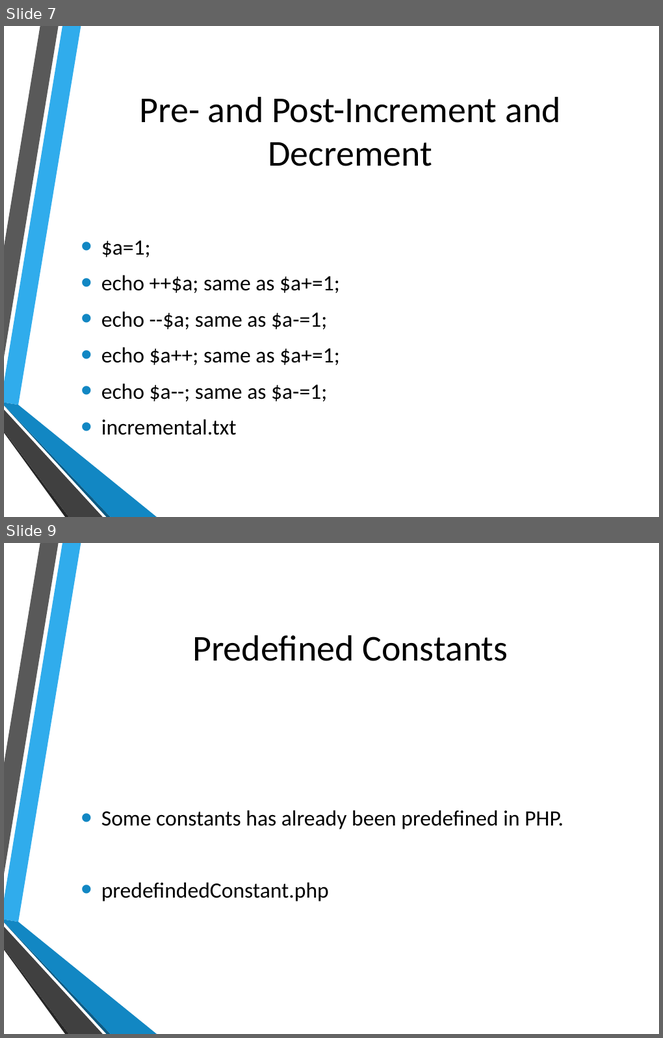
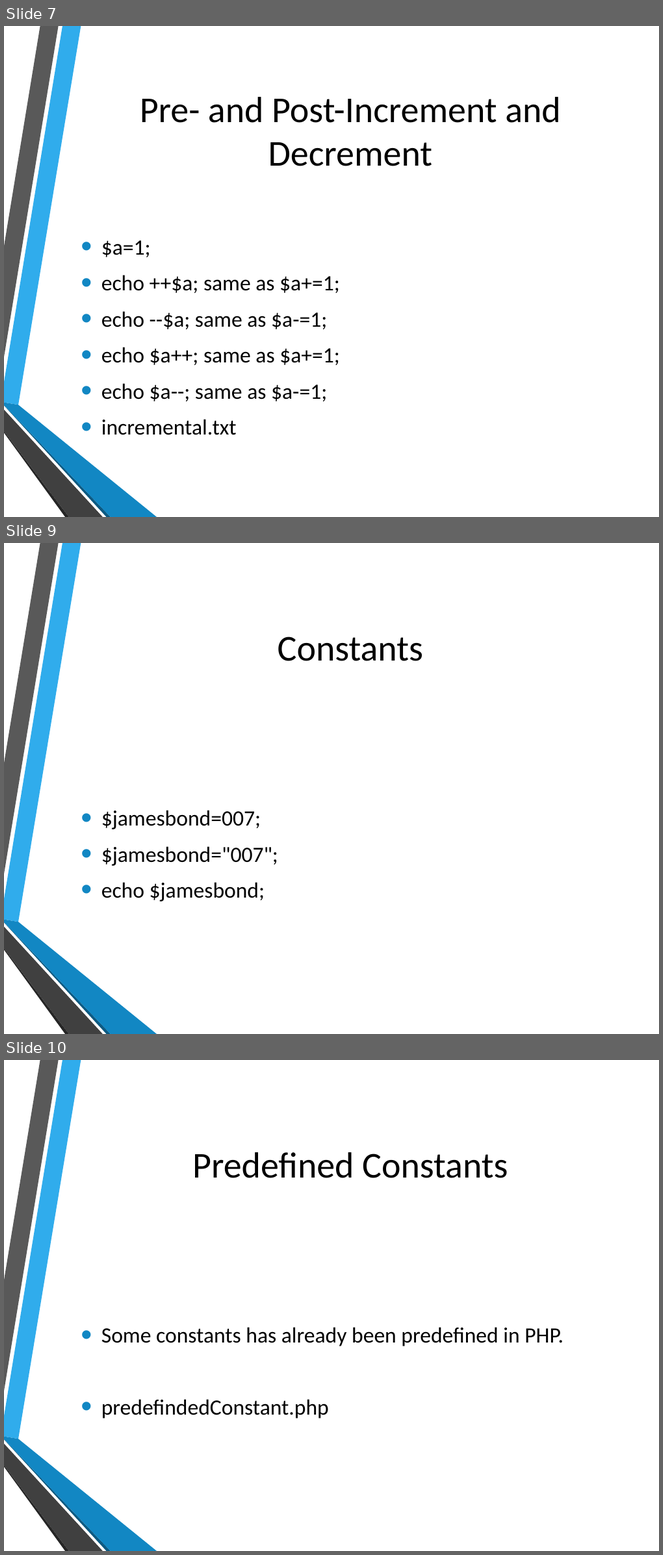
Before and after one commit to hatted/fevaworks-php, a slide deck: php-fw2/lesson2.pptx. Shown one above the other, each under a label of ours: slides 7 and 9 before the commit, slides 7, 9 and 10 after it; the slides between them are not shown. The pictures are 663x1038 and 663x1555 pixels, drawn with LibreOffice and Linux fonts; fonts in the diff are those of the drawing; background and template pictures are left out. Boxes give left, top, right and bottom in pixels: in the first picture for what was removed or moved away, otherwise in the second. Text is boxed around its words. In the diff, an @@ line names an element or a change of style, - is before the commit and + after.

```diff
--- a/php-fw2/lesson2.pptx
+++ b/php-fw2/lesson2.pptx
@@ slide 9 added at box(4, 543, 659, 1034), background picture (left out); not listed: 6 template elements that a slide beside it also shows @@
@@ title added at box(278, 637, 423, 661), 40 pt, text #000000 @@
+Constants
@@ text added at box(102, 810, 278, 902), 24 pt, text #000000 @@
+• $jamesbond=007;
+• $jamesbond="007";
+• echo $jamesbond;
@@ what was slide 9 is now slide 10 @@
```
Also in this commit, not shown: 1 slide changed, 4 other files.
